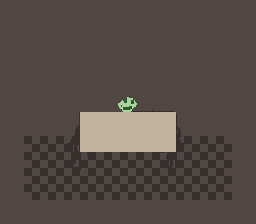
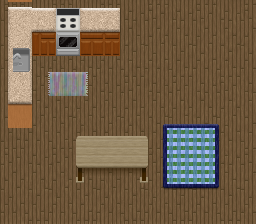
Before/after of a 256x224 layered artwork. What changed in the layer stack:
added group "rug" (1st of 2) with 6 layers above "kitchen" over left=0, top=0, right=239, bottom=208
added layer "textiure" (multiply, 46%) in group "rug" over left=0, top=0, right=239, bottom=208
added layer "textiure copy" (addition, 9%) in group "rug" over left=0, top=0, right=239, bottom=208
added group "kitchen" with 20 layers above "table" over left=0, top=0, right=256, bottom=224
added group "rug" (2nd of 2, in "kitchen") with 3 layers in group "kitchen" over left=0, top=0, right=256, bottom=224
added layer "Layer 21" (multiply) in group "rug" over left=0, top=0, right=256, bottom=224
added layer "Layer 20" in group "rug" over left=0, top=0, right=256, bottom=224
added layer "countertops" in group "kitchen" over left=8, top=7, right=120, bottom=104
added group "Group 2" with 4 layers in group "kitchen" over left=0, top=0, right=256, bottom=224
added group "Group 3" (multiply) with 2 layers in group "Group 2" over left=8, top=0, right=120, bottom=128
added layer "cabinets" in group "Group 3" over left=8, top=0, right=120, bottom=128
added layer "grain copy" in group "Group 2" over left=0, top=0, right=256, bottom=224
added group "table" with 7 layers above "Layer 1" over left=4, top=16, right=256, bottom=224
added group "Group 1" with 2 layers in group "table" over left=4, top=16, right=256, bottom=224
renamed "Layer 1" to "top", moved it into group "Group 1", painted on it over left=4, top=16, right=256, bottom=224
renamed "Layer 2" to "Layer 1", hid it, painted on it over left=0, top=0, right=256, bottom=224
added group "floor" with 5 layers over left=0, top=0, right=256, bottom=224
added layer "slats" (2nd of 2, in "floor") (multiply, 33%) in group "floor" over left=0, top=0, right=256, bottom=224
added layer "grain" in group "floor" over left=0, top=0, right=256, bottom=224
…and 20 more changes (20 added)
